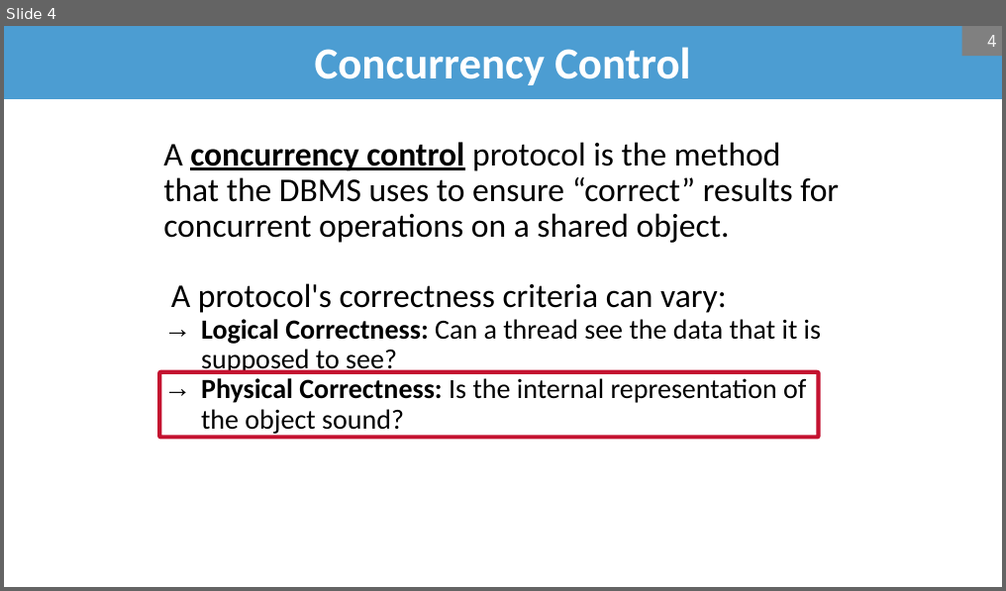
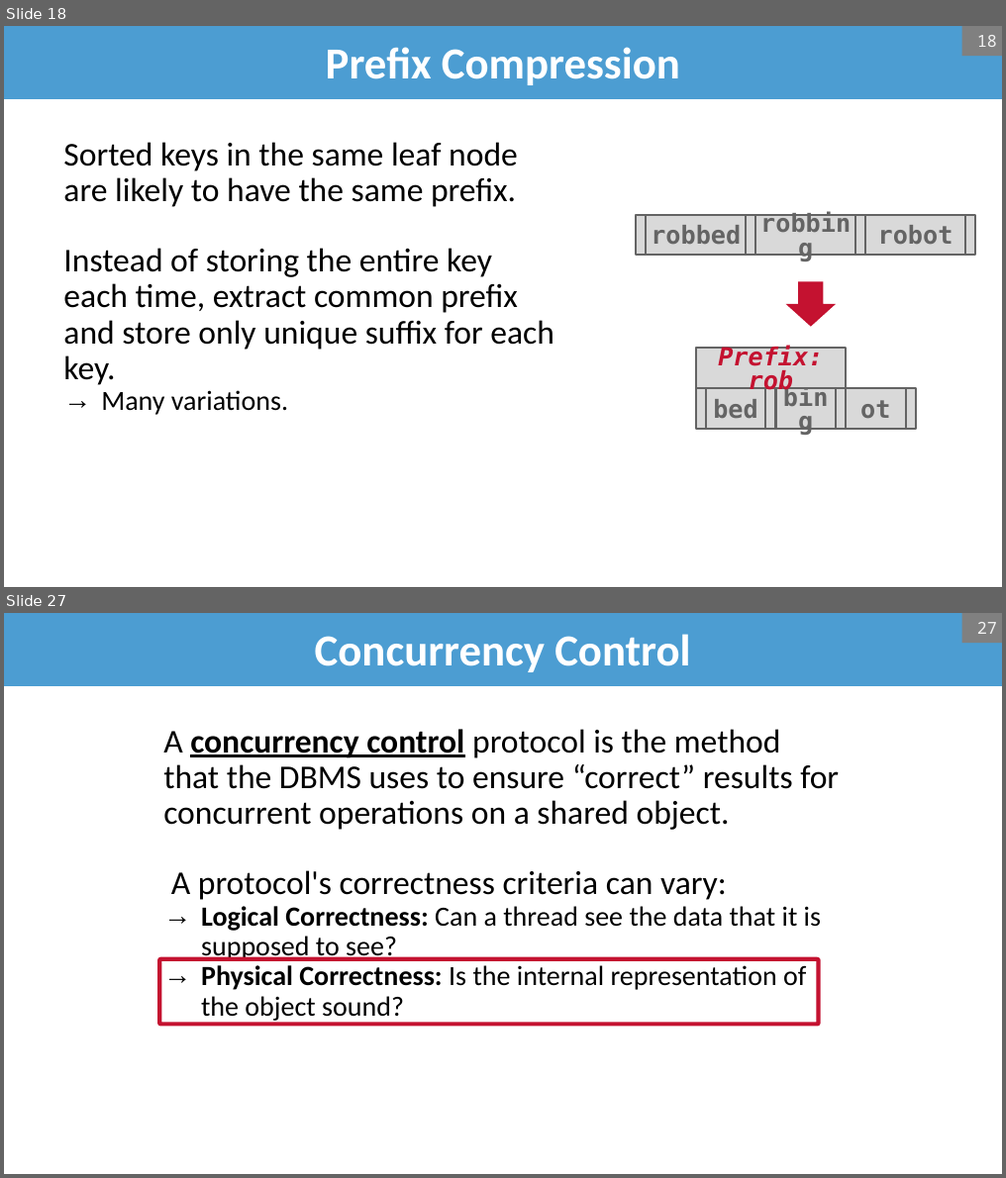
Before and after one commit to bsb20/bsb20.github.io, a slide deck: docs/421_f26/lectures/L08_concurrent_b_plus.pptx. Shown one above the other, each under a label of ours: slide 4 before the commit, slides 18 and 27 after it; the slides between them are not shown. The pictures are 1006x591 and 1006x1178 pixels, drawn with LibreOffice and Linux fonts; fonts in the diff are those of the drawing; background and template pictures are left out. Boxes give left, top, right and bottom in pixels: in the first picture for what was removed or moved away, otherwise in the second. Text is boxed around its words. In the diff, an @@ line names an element or a change of style, - is before the commit and + after.

```diff
--- a/docs/421_f26/lectures/L08_concurrent_b_plus.pptx
+++ b/docs/421_f26/lectures/L08_concurrent_b_plus.pptx
@@ slide 18 added at box(4, 26, 1002, 587), background #FFFFFF @@
@@ title added at box(4, 26, 1002, 99), fill #4C9DD2, 32 pt, text #FFFFFF, bold @@
+Prefix Compression
@@ page number added at box(962, 26, 1002, 56), fill #808080, 12 pt, text #F2F2F2 @@
+18
@@ text added at box(63, 142, 554, 415), 24 pt, text #000000 @@
+Sorted keys in the same leaf node are likely to have the same prefix.
+Instead of storing the entire key each time, extract common prefix and store only unique suffix for each key.
+  → Many variations.
@@ group added at box(636, 216, 975, 256): 7 rectangles @@
+robbed
+robbing
+robot
@@ right arrow added at box(786, 282, 836, 327), fill #C41230 @@
@@ group added at box(696, 349, 915, 429): 8 rectangles @@
+bed
+bing
+ot
+Prefix: rob
@@ what was slide 4 is now slide 27 @@
@@ page number at box(977, 622, 997, 634): text changed @@
-4
+27
```
Also in this commit, not shown: 15 slides changed, 24 other slides added, 1 slide removed, 1 other file.
